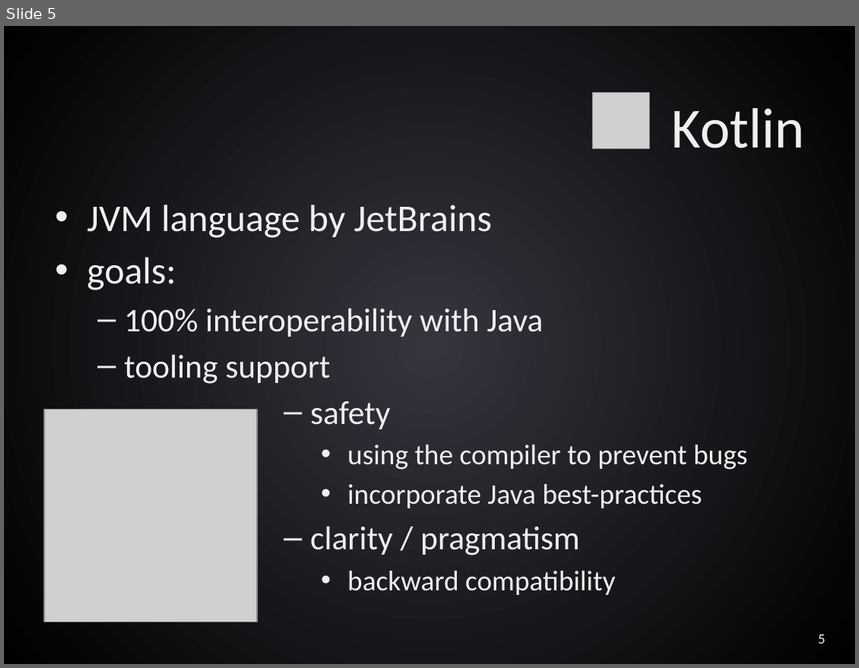
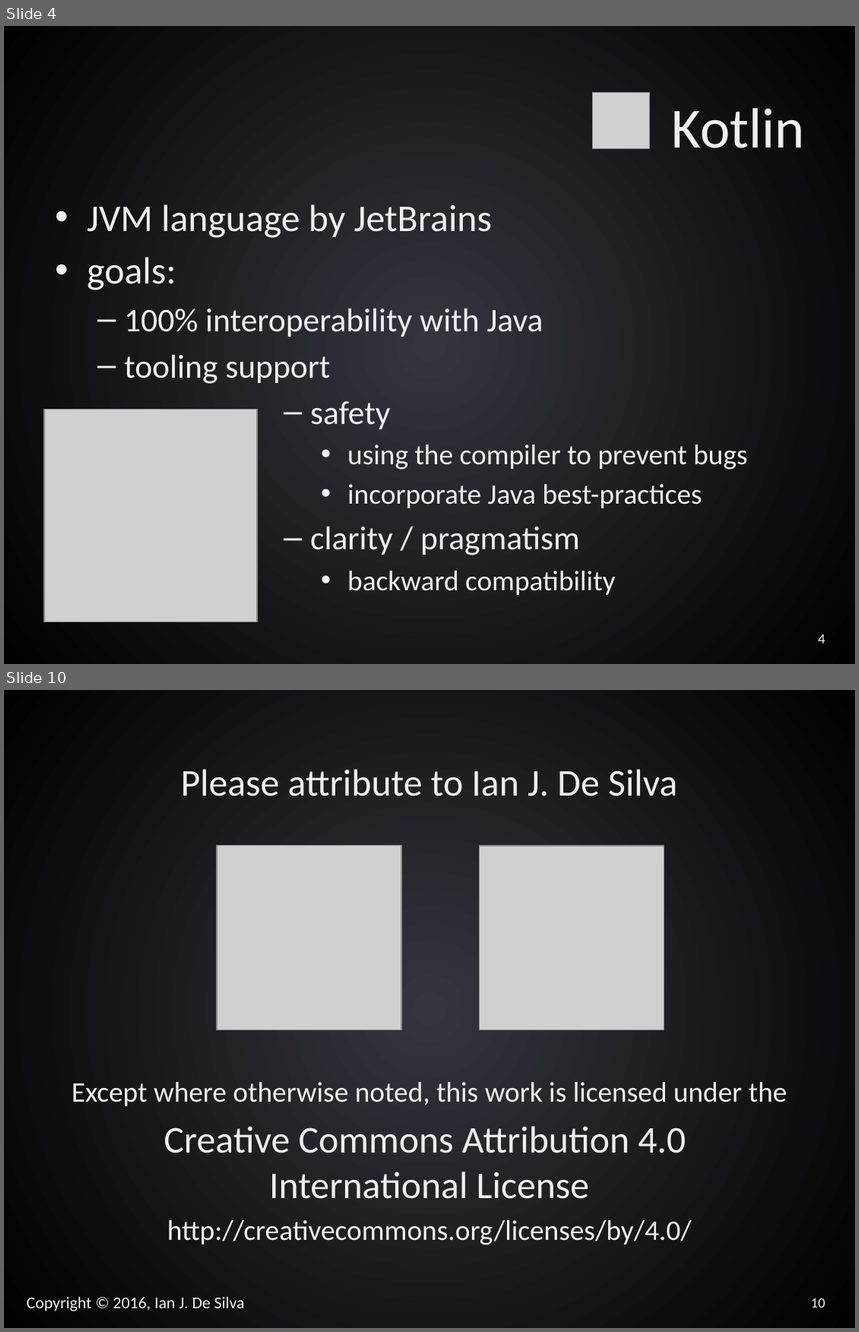
Before and after one commit to desilvai/talks, a slide deck: kotlin/kotlin.pptx. Shown one above the other, each under a label of ours: slide 5 before the commit, slides 4 and 10 after it; the slides between them are not shown. The pictures are 859x668 and 859x1332 pixels, drawn with LibreOffice and Linux fonts; fonts in the diff are those of the drawing; grey boxes stand for pictures. Boxes give left, top, right and bottom in pixels: in the first picture for what was removed or moved away, otherwise in the second. Text is boxed around its words. In the diff, an @@ line names an element or a change of style, - is before the commit and + after.

```diff
--- a/kotlin/kotlin.pptx
+++ b/kotlin/kotlin.pptx
@@ slide 10 added at bbox=[4, 690, 855, 1328], background gradient #36363E to #000000 @@
@@ text added at bbox=[72, 769, 788, 1246], 24 pt, text #EFEFF1 @@
+Please attribute to Ian J. De Silva
+Except where otherwise noted, this work is licensed under the
+Creative Commons Attribution 4.0
+International License
+http://creativecommons.org/licenses/by/4.0/
@@ picture added at bbox=[217, 846, 401, 1030] @@
@@ picture added at bbox=[480, 846, 664, 1030] @@
@@ text added at bbox=[27, 1297, 245, 1312], 14 pt, text #EFEFF1 @@
+Copyright © 2016, Ian J. De Silva
@@ page number added at bbox=[811, 1299, 826, 1308], 12 pt, text #F3F3F5 @@
+10
@@ what was slide 5 is now slide 4 @@
@@ page number at bbox=[818, 635, 825, 644]: text changed @@
-5
+4
```
Also in this commit, not shown: 1 slide changed, 4 other slides added, 2 slides removed, 1 other file.
